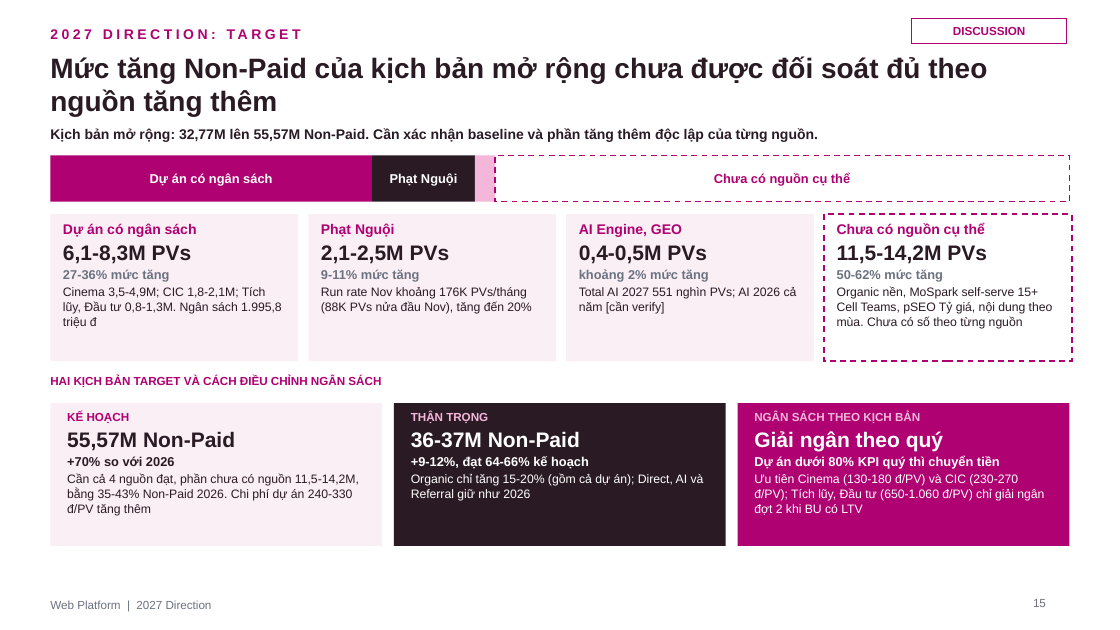
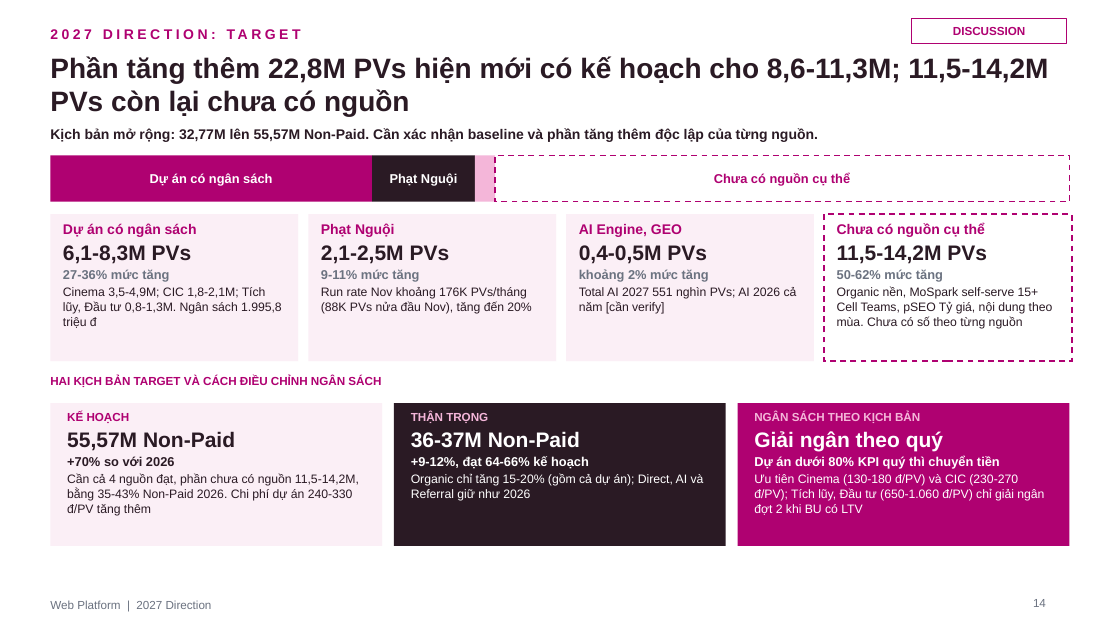
Before and after one commit to stormhoang/hienho-knowledgebase, a slide deck: slide 14 of 07_REPORTS/docs/strategy/2027 Direction - Web Platform (Framework).pptx (slide 15 before the commit). Drawn at 1120x630 pixels with LibreOffice and Linux fonts; fonts in the diff are those of the drawing. Boxes give left, top, right and bottom in pixels: in the first picture for what was removed or moved away, otherwise in the second. Text is boxed around its words. In the diff, an @@ line names an element or a change of style, - is before the commit and + after.

```diff
--- a/07_REPORTS/docs/strategy/2027 Direction - Web Platform (Framework).pptx
+++ b/07_REPORTS/docs/strategy/2027 Direction - Web Platform (Framework).pptx
@@ text at (x1=50, y1=56, x2=1048, y2=117): text changed @@
-Mức tăng Non-Paid của kịch bản mở rộng chưa được đối soát đủ theo nguồn tăng thêm
+Phần tăng thêm 22,8M PVs hiện mới có kế hoạch cho 8,6-11,3M; 11,5-14,2M PVs còn lại chưa có nguồn
@@ page number at (x1=1033, y1=599, x2=1046, y2=607): text changed @@
-15
+14
```
Also in this commit, not shown: 12 other slides changed, 1 slide removed.
